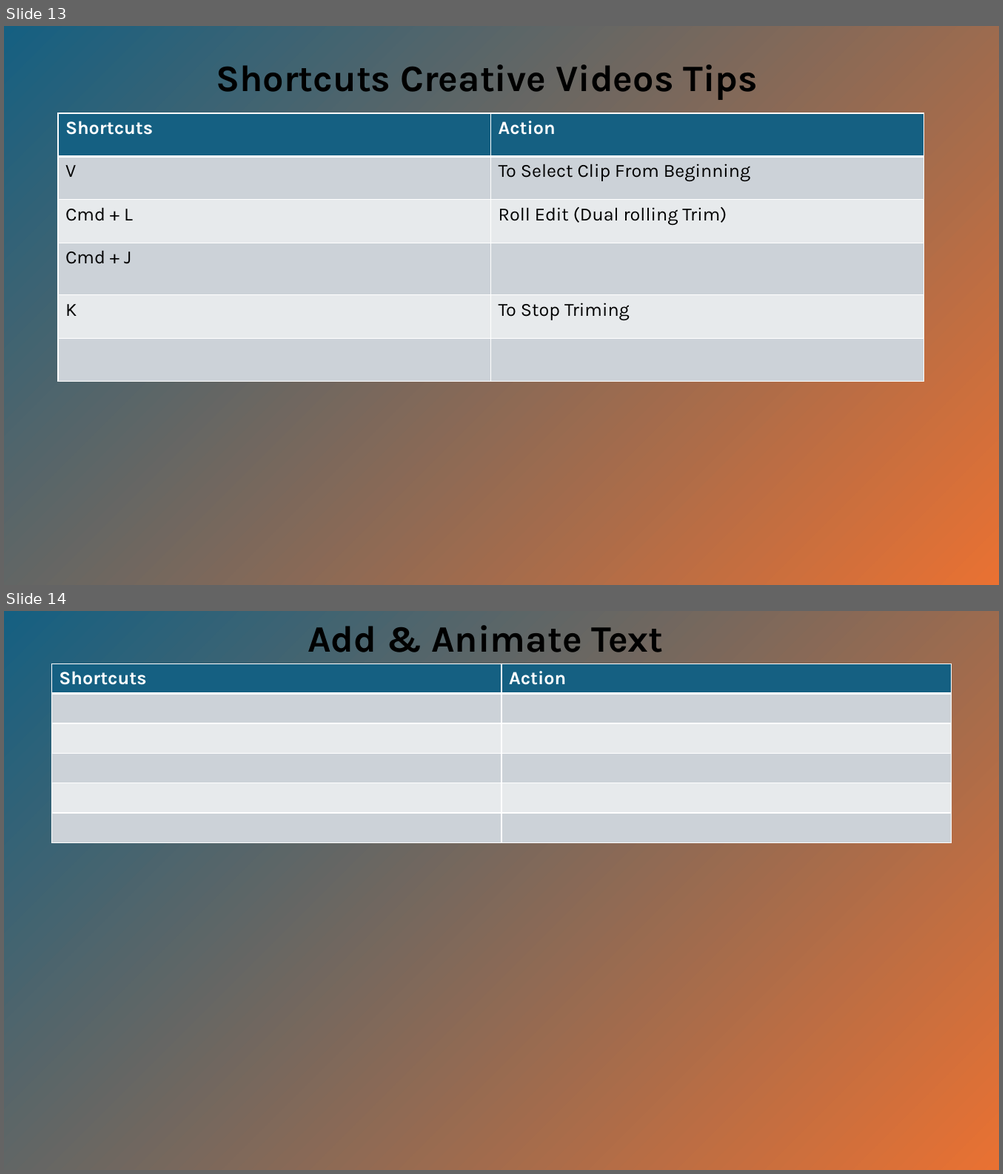
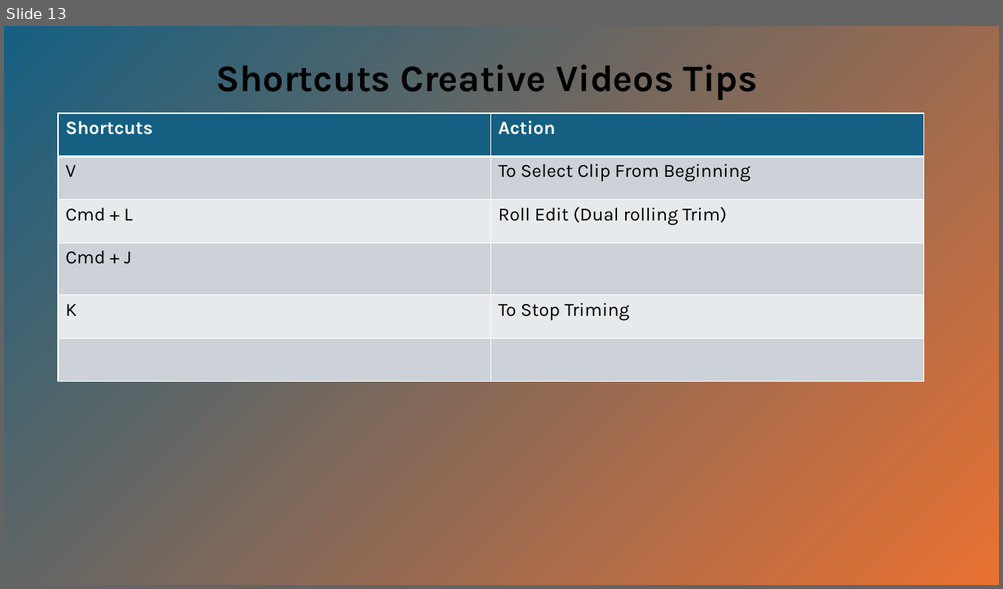
Before and after one commit to praveensinghaws/VideoAndPhotoEditing, a slide deck: DaVinci Resolve Akash.pptx. Shown one above the other, each under a label of ours: slides 13 and 14 before the commit, slide 13 after it. The pictures are 1003x1174 and 1003x589 pixels, drawn with LibreOffice and Linux fonts; fonts in the diff are those of the drawing. Boxes give left, top, right and bottom in pixels: in the first picture for what was removed or moved away, otherwise in the second. Text is boxed around its words. In the diff, an @@ line names an element or a change of style, - is before the commit and + after.

Commit message:
Added Akash Keyboard Shortcuts

```diff
--- a/DaVinci Resolve Akash.pptx
+++ b/DaVinci Resolve Akash.pptx
@@ slide 14 removed at (x1=4, y1=611, x2=999, y2=1170), background #FFFFFF @@
@@ rectangle removed at (x1=4, y1=611, x2=999, y2=1170) @@
@@ text removed at (x1=307, y1=625, x2=663, y2=652) @@
-Add & Animate Text
@@ table removed at (x1=52, y1=664, x2=951, y2=843), 6 rows, 2 columns @@
-Shortcuts | Action
- | 
- | 
- | 
- | 
- | 
```
Also in this commit, not shown: 8 slides added, 1 other slide removed, 7 other files.
